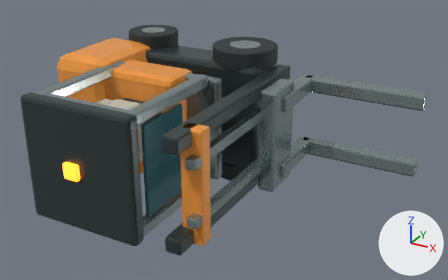
Two versions of the glTF model assets/models/actors/forklift.glb, one commit apart.
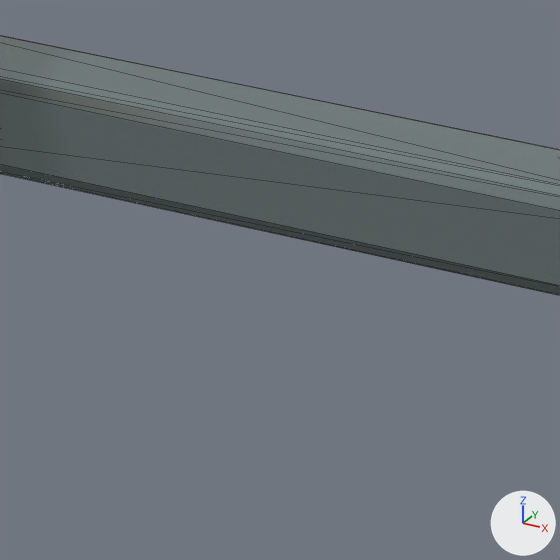
The first picture shows the older version from a 50 mm lens placed at (1.662, -2.9, 1.166), pointed at (0.374, -0.557, -0.006). The close-ups show the older and then the newer version on the part from 73% to 89% of the width and 49% to 74% of the height of that picture. Only the edits that show in the close-ups are written down. Every picture has the same lights, and +X, +Y and +Z are marked at lower right. The close-ups show mesh edges as thin lines. Where no turn or scale is listed for an object, it has been applied to the vertices.

The first close-up shows 'forklift_fork_right'.
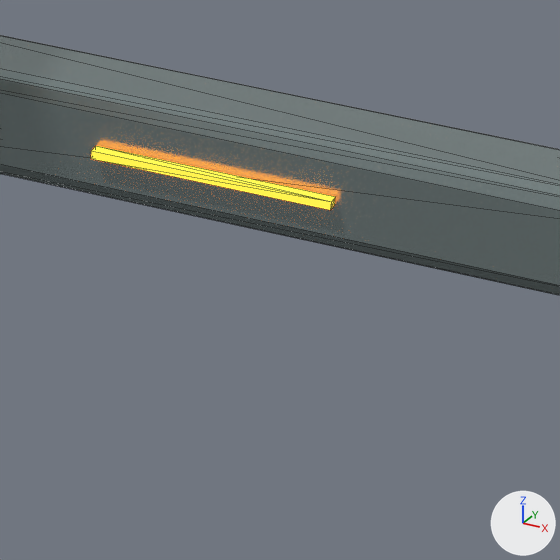
Where the change shows, as pixel boxes [x1, y1, x2, y2] in the close-ups (560 x 560 px):
'forklift_fork_warning_right', added
    after: [91, 146, 336, 210]

Patch to the scene script:
```diff
--- a/assets/models/actors/forklift.glb.py
+++ b/assets/models/actors/forklift.glb.py
@@ me_cube_027 @@
+me_cube_027.from_pydata(...)  # a box spanning x -0.08..0.08, y -0.004..0.004, z -0.003..0.003
+me_cube_027.materials.append(mat_forklift_beacon)  # orange #ffbf45, glowing orange #ff8621
@@ ob_forklift_fork_warning_right @@
+ob_forklift_fork_warning_right = bpy.data.objects.new('forklift_fork_warning_right', me_cube_027)
+ob_forklift_fork_warning_right.location = (0.88, -0.118, -0.17)
```
